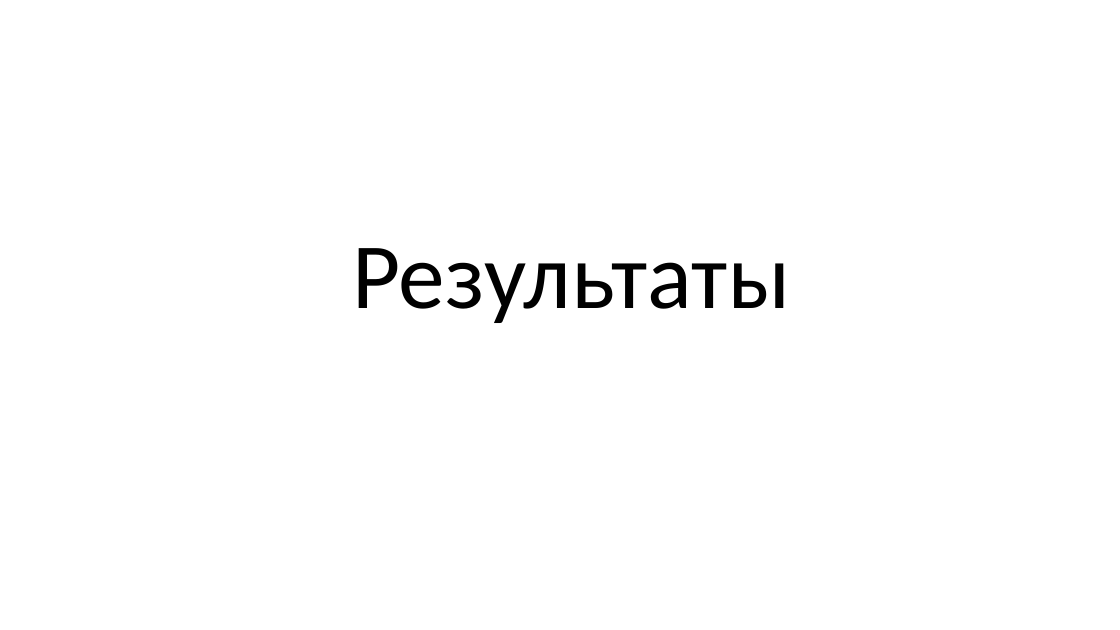
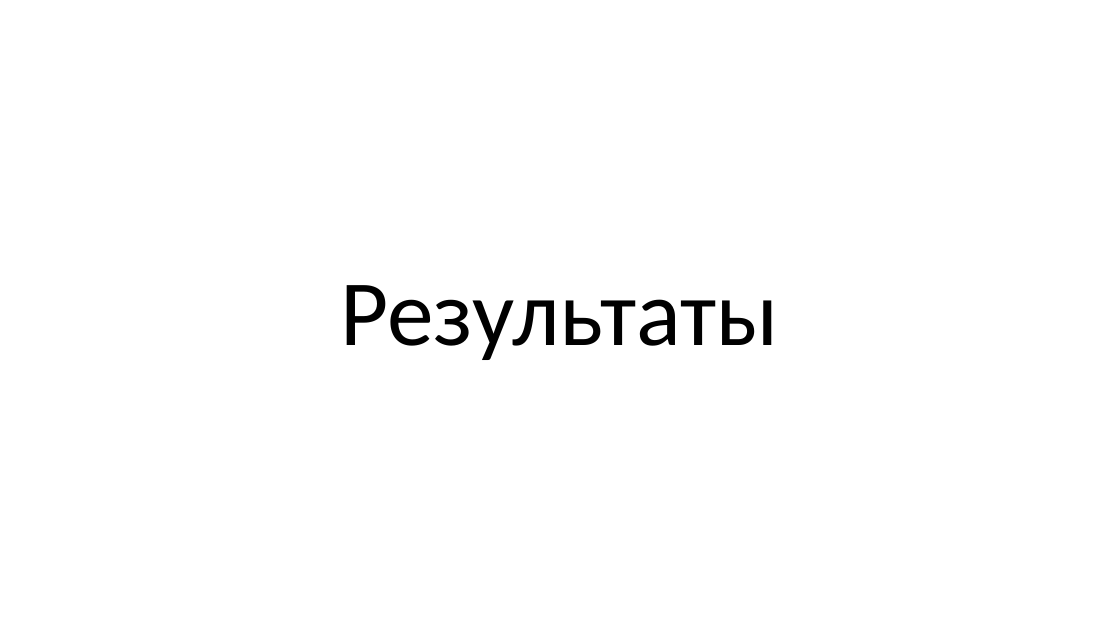
Before and after one commit to sevoster/hybrid-decision-making-system, a slide deck: slide 31 of docs/Синтетическая Презентация.pptx (slide 27 before the commit). Drawn at 1120x630 pixels with LibreOffice and Linux fonts; fonts in the diff are those of the drawing. Boxes give left, top, right and bottom in pixels: in the first picture for what was removed or moved away, otherwise in the second. Text is boxed around its words. In the diff, an @@ line names an element or a change of style, - is before the commit and + after.

```diff
--- a/docs/Синтетическая Презентация.pptx
+++ b/docs/Синтетическая Презентация.pptx
@@ text "Результаты": place and size @@
-text "Результаты" at bbox=[352, 248, 790, 323]
+text "Результаты" at bbox=[341, 285, 779, 360]
```
Also in this commit, not shown: 9 other slides changed, 8 slides added.
